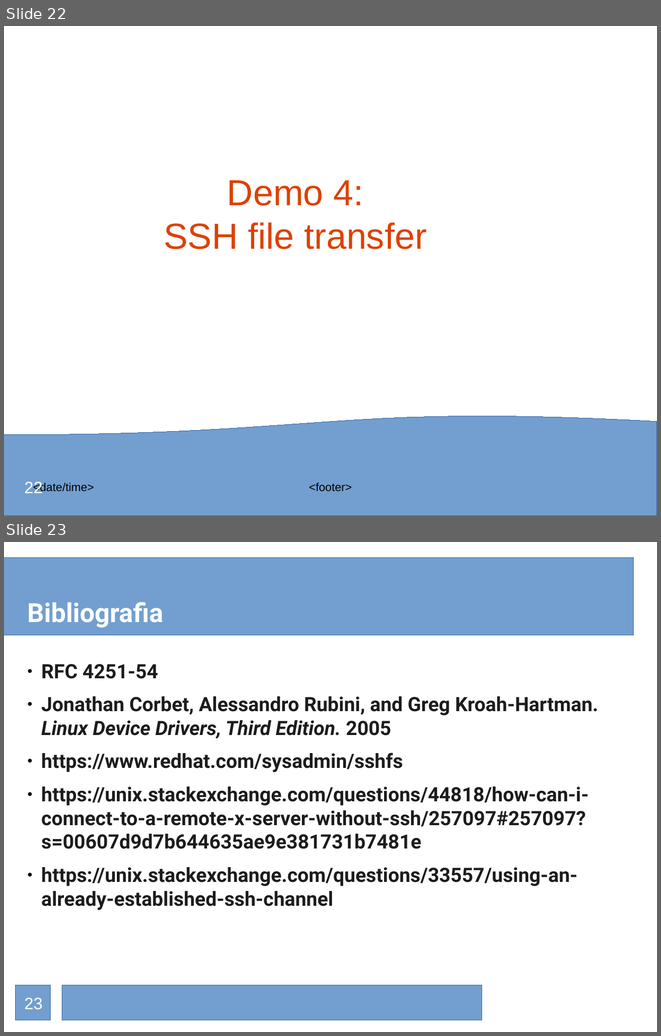
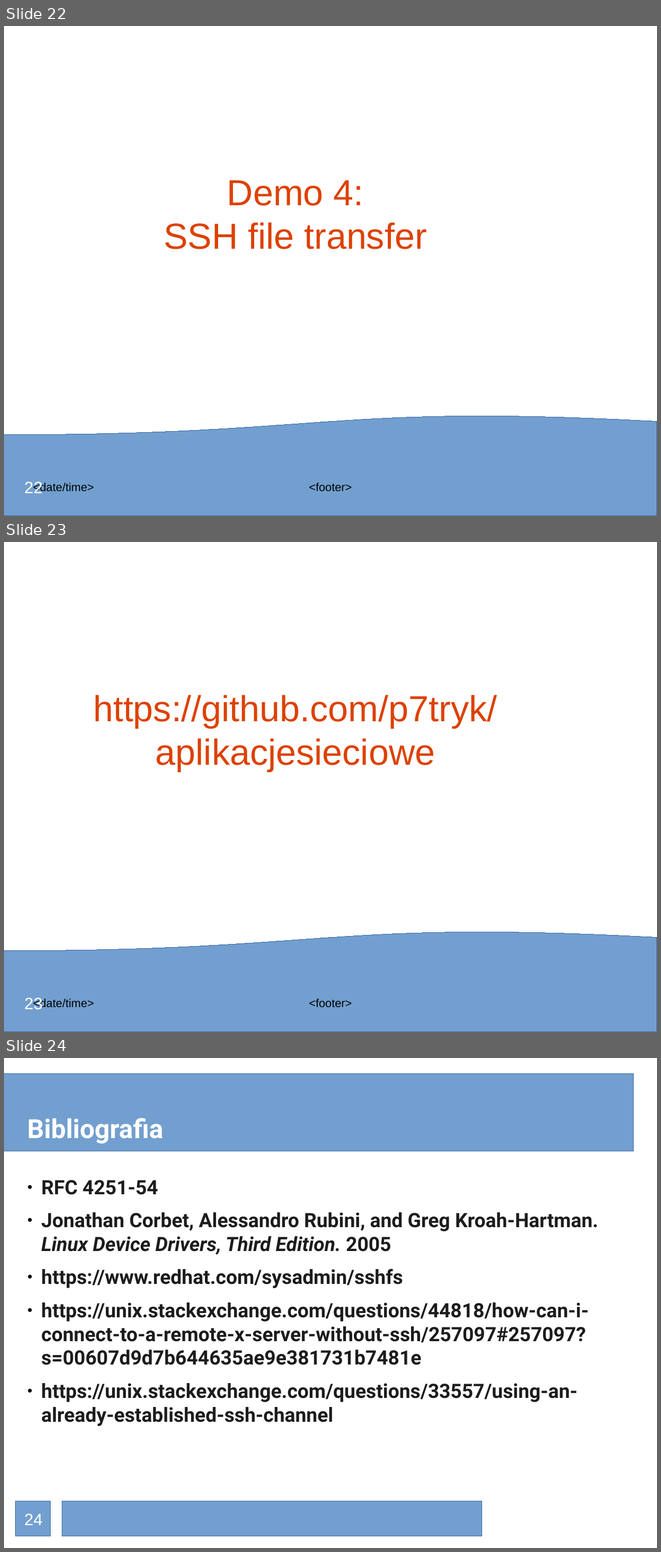
Before and after one commit to p7tryk/aplikacjesieciowe, a slide deck: prezentacja/prezentacja.odp. Shown one above the other, each under a label of ours: slides 22 and 23 before the commit, slides 22, 23 and 24 after it. The pictures are 661x1036 and 661x1552 pixels, drawn with LibreOffice and Linux fonts; fonts in the diff are those of the drawing; background and template pictures are left out. Boxes give left, top, right and bottom in pixels: in the first picture for what was removed or moved away, otherwise in the second. Text is boxed around its words. In the diff, an @@ line names an element or a change of style, - is before the commit and + after.

```diff
--- a/prezentacja/prezentacja.odp
+++ b/prezentacja/prezentacja.odp
@@ slide 23 added at [4,542,657,1032], background #FFFFFF; not listed: 4 template elements that a slide beside it also shows @@
@@ title added at [93,695,497,771], 44 pt, text #DD4100 @@
+https://github.com/p7tryk/aplikacjesieciowe
@@ what was slide 23 is now slide 24 @@
@@ page number at [24,1513,43,1525]: text changed @@
-23
+24
```
Also in this commit, not shown: 2 slides changed, 8 other files.
